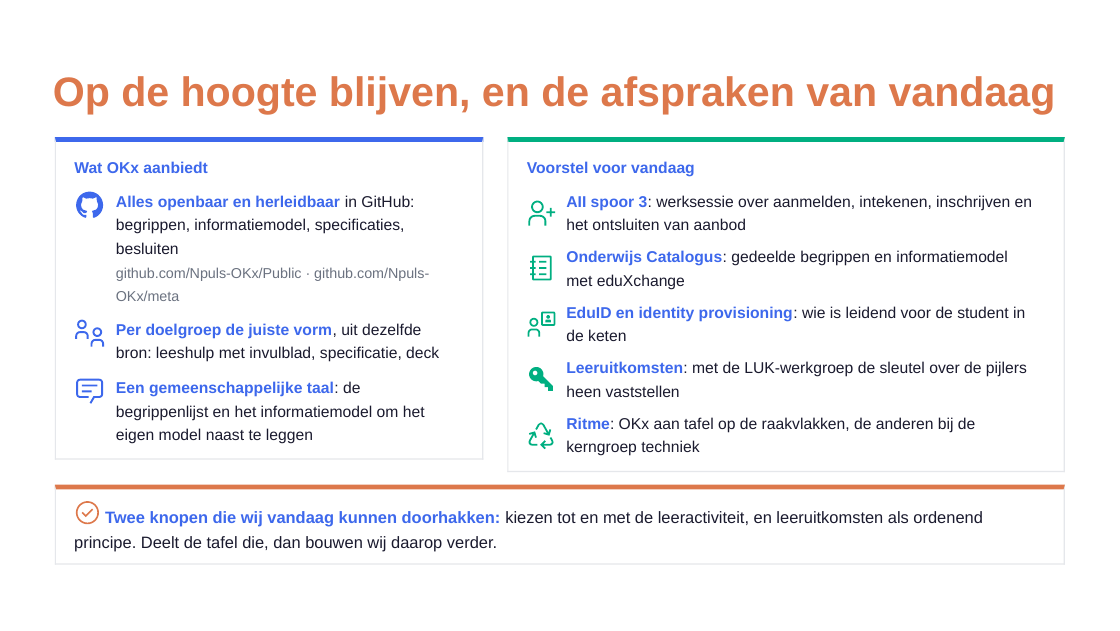
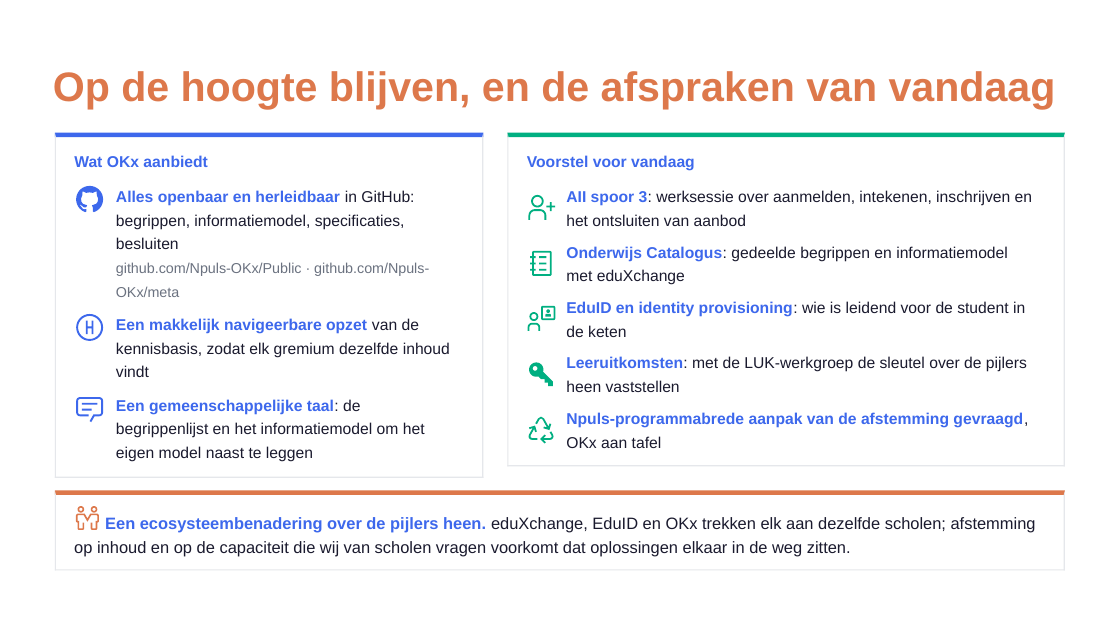
Before and after one commit to Npuls-OKx/meta, a slide deck: slide 12 of presentaties/export/260921_alignment_npuls_pijlers/260921_alignment_npuls_pijlers.pptx. Drawn at 1120x631 pixels with LibreOffice and Linux fonts; fonts in the diff are those of the drawing; background and template pictures are left out. Boxes give left, top, right and bottom in pixels: in the first picture for what was removed or moved away, otherwise in the second. Text is boxed around its words. In the diff, an @@ line names an element or a change of style, - is before the commit and + after.

```diff
--- a/presentaties/export/260921_alignment_npuls_pijlers/260921_alignment_npuls_pijlers.pptx
+++ b/presentaties/export/260921_alignment_npuls_pijlers/260921_alignment_npuls_pijlers.pptx
@@ freeform shape resized from (x1=55, y1=137, x2=484, y2=460) to (x1=55, y1=133, x2=484, y2=478) @@
@@ freeform shape resized from (x1=55, y1=137, x2=56, y2=460) to (x1=55, y1=133, x2=56, y2=478) @@
@@ freeform shape resized from (x1=483, y1=137, x2=484, y2=460) to (x1=483, y1=133, x2=484, y2=478) @@
@@ 16 texts, 16 freeform shapes moved together from (x1=53, y1=76, x2=1065, y2=472) to (x1=53, y1=71, x2=1065, y2=466) @@
@@ freeform shape added at (x1=86, y1=320, x2=93, y2=333), fill #3D68EC @@
@@ text removed at (x1=116, y1=323, x2=421, y2=339) @@
-Per doelgroep de juiste vorm, uit dezelfde
@@ text added at (x1=116, y1=318, x2=419, y2=334), 10.3 pt, text #3D68EC, bold @@
+Een makkelijk navigeerbare opzet van de
@@ text removed at (x1=116, y1=346, x2=439, y2=362) @@
-bron: leeshulp met invulblad, speciﬁcatie, deck
@@ text added at (x1=116, y1=342, x2=450, y2=358), 10.3 pt, text #1A1A2E @@
+kennisbasis, zodat elk gremium dezelfde inhoud
@@ text added at (x1=116, y1=365, x2=149, y2=377), 10.3 pt, text #1A1A2E @@
+vindt
@@ 2 freeform shapes, 1 text moved together from (x1=76, y1=378, x2=360, y2=404) to (x1=76, y1=397, x2=360, y2=422) @@
@@ text removed at (x1=566, y1=417, x2=975, y2=433) @@
-Ritme: OKx aan tafel op de raakvlakken, de anderen bij de
@@ text added at (x1=566, y1=412, x2=1028, y2=428), 10.3 pt, text #3D68EC, bold @@
+Npuls-programmabrede aanpak van de afstemming gevraagd,
@@ text removed at (x1=566, y1=440, x2=699, y2=456) @@
-kerngroep techniek
@@ text added at (x1=566, y1=436, x2=662, y2=448), 10.3 pt, text #1A1A2E @@
+OKx aan tafel
@@ 2 texts, 1 freeform shape moved together from (x1=55, y1=405, x2=484, y2=460) to (x1=55, y1=422, x2=484, y2=477) @@
@@ 6 freeform shapes moved together from (x1=55, y1=485, x2=1065, y2=565) to (x1=55, y1=490, x2=1065, y2=570) @@
@@ freeform shape removed at (x1=81, y1=508, x2=93, y2=517) @@
@@ text removed at (x1=74, y1=536, x2=497, y2=552) @@
-principe. Deelt de tafel die, dan bouwen wij daarop verder.
@@ text removed at (x1=105, y1=511, x2=982, y2=526) @@
-Twee knopen die wij vandaag kunnen doorhakken: kiezen tot en met de leeractiviteit, en leeruitkomsten als ordenend
@@ text added at (x1=105, y1=517, x2=1036, y2=532), 10.8 pt, text #1A1A2E @@
+Een ecosysteembenadering over de pijlers heen. eduXchange, EduID en OKx trekken elk aan dezelfde scholen; afstemming
@@ text added at (x1=74, y1=541, x2=851, y2=556), 10.8 pt, text #1A1A2E @@
+op inhoud en op de capaciteit die wij van scholen vragen voorkomt dat oplossingen elkaar in de weg zitten.
```
Also in this commit, not shown: 3 other slides changed, 2 slides added, 1 slide removed, 3 other files.
